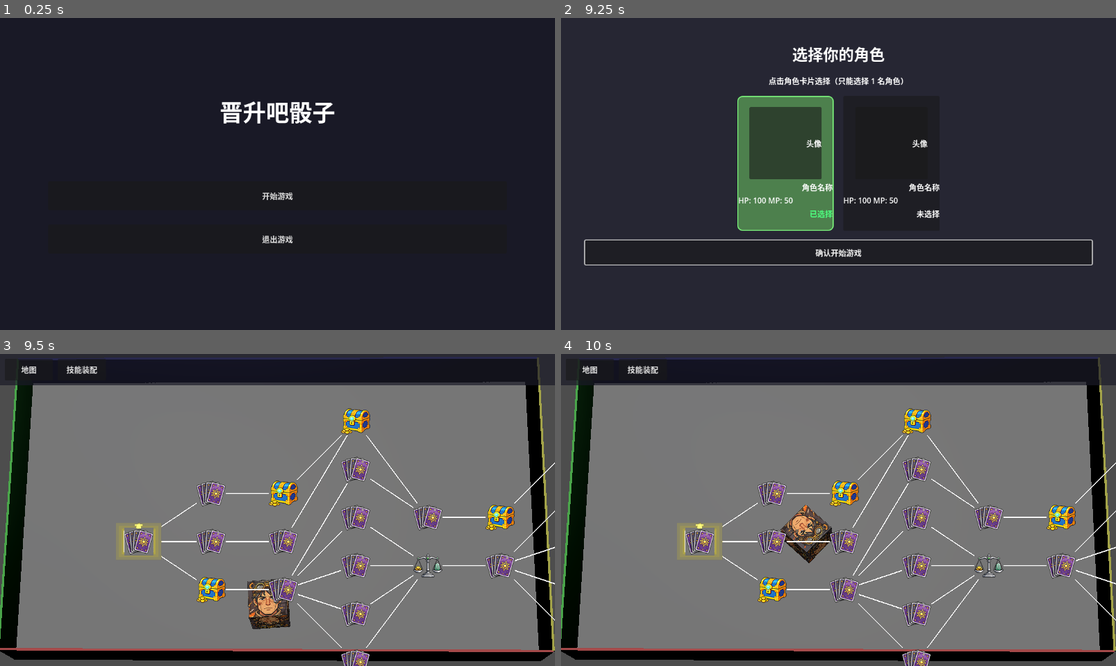
Above: before the commit, frames 1-4 (two rows, left to right).
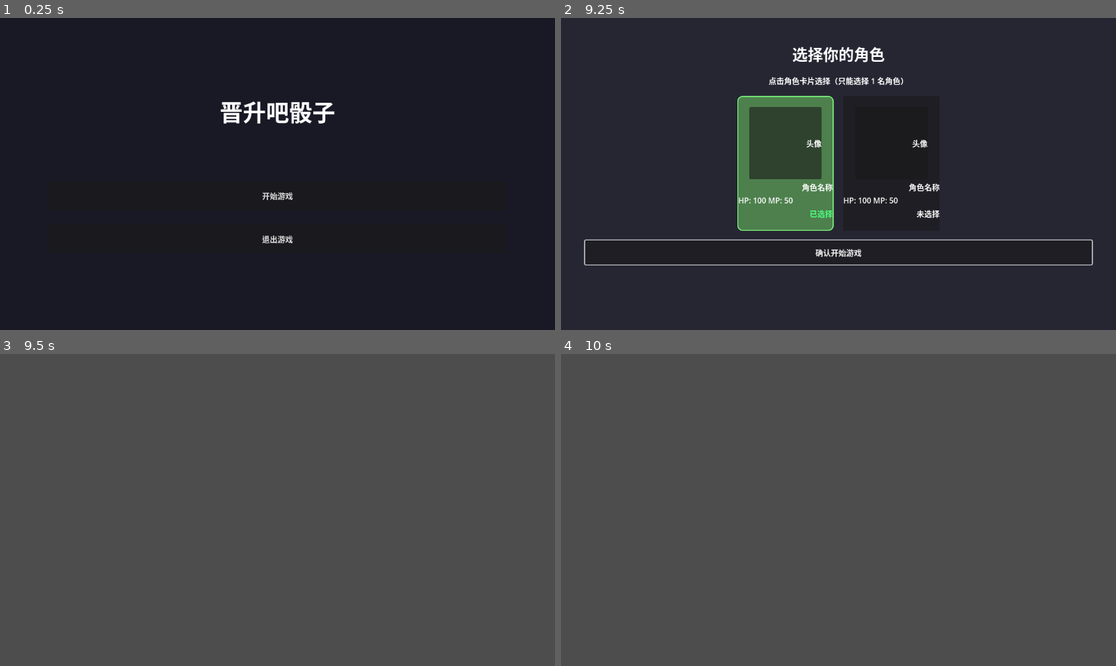
Above: after the commit, the same moments.

Repository: Beezui/trae_godot_dice
Game: Godot game, scene res://scenes/ui/title_screen/title_screen.tscn
Same seed, same stepped clock (60 frames per second), same inputs: the game is played once before the commit and once after it.
Inputs (mouse positions are in pixels of both pictures, inside the frame that each line leads up to):
- Up to frame 1 (0.25 s): no input
- Up to frame 2 (9.25 s): click "开始游戏" at 0.5 s; click "确认开始游戏" at 1.25 s; click "确认开始游戏" at 2 s; tap Enter (ui_accept) at 2.75, 3.5, 4.25, 5, 5.75, 6.02, 6.5, 9.02 s; drag from (783, 164) to (894, 105) at 2.77 s; drag from (894, 164) to (810, 236) at 3.52 s; move the mouse to (894, 105) at 4.27 s; hold Up (ui_up) 4.28-5 s; tap 3 at 4.35 s; drag from (810, 236) to (672, 127) at 5.02 s; move the mouse to (1005, 220) at 5.77 s; hold A 5.78-6.5 s; tap 5 at 5.85 s; drag from (672, 127) to (755, 96) at 6.52 s; move the mouse to (866, 174) at 7.27 s; hold S 7.28-8 s; tap 0 at 7.35 s; click (866, 174) at 7.42 s; drag from (755, 96) to (727, 189) at 8.02 s; move the mouse to (960, 158) at 8.77 s; hold Up (ui_up) from 8.78 s (still down); tap F at 8.85 s
- Up to frame 3 (9.5 s): keep holding Up (ui_up)
- Up to frame 4 (10 s): release Up (ui_up) at 9.5 s; drag from (727, 525) to (810, 572) at 9.52 s

Frames 1-2 are identical in both runs. In frame 3, 94% of the frame differs, in the area x 0-100%, y 0-100%; in frame 4, 94%.
Error after the commit: Parse Error: Function "get_viewport_rect()" not found in base self. (res://scenes/game_main/game_main.gd:452)

Commit message:
fix: HUD 在 Node3D 下显式设置尺寸

Diff:
--- a/scenes/game_main/game_main.gd
+++ b/scenes/game_main/game_main.gd
@@ -447,9 +447,12 @@
 		print("【HUD】场景加载成功")
 		hud_toolbar = hud_scene.instantiate()
 		if hud_toolbar:
+			# 显式设置位置和尺寸（Node3D 父节点下锚点布局不会自动计算）
+			hud_toolbar.position = Vector2.ZERO
+			hud_toolbar.size = get_viewport_rect().size
 			hud_toolbar.visible = true
 			add_child(hud_toolbar)
-			print("【HUD】已添加到场景树，可见=", hud_toolbar.visible)
+			print("【HUD】已添加到场景树，可见=", hud_toolbar.visible, " 尺寸=", hud_toolbar.size)
 			# 连接信号
 			if hud_toolbar.has_signal("on_map_toggled"):
 				hud_toolbar.on_map_toggled.connect(_toggle_map)
